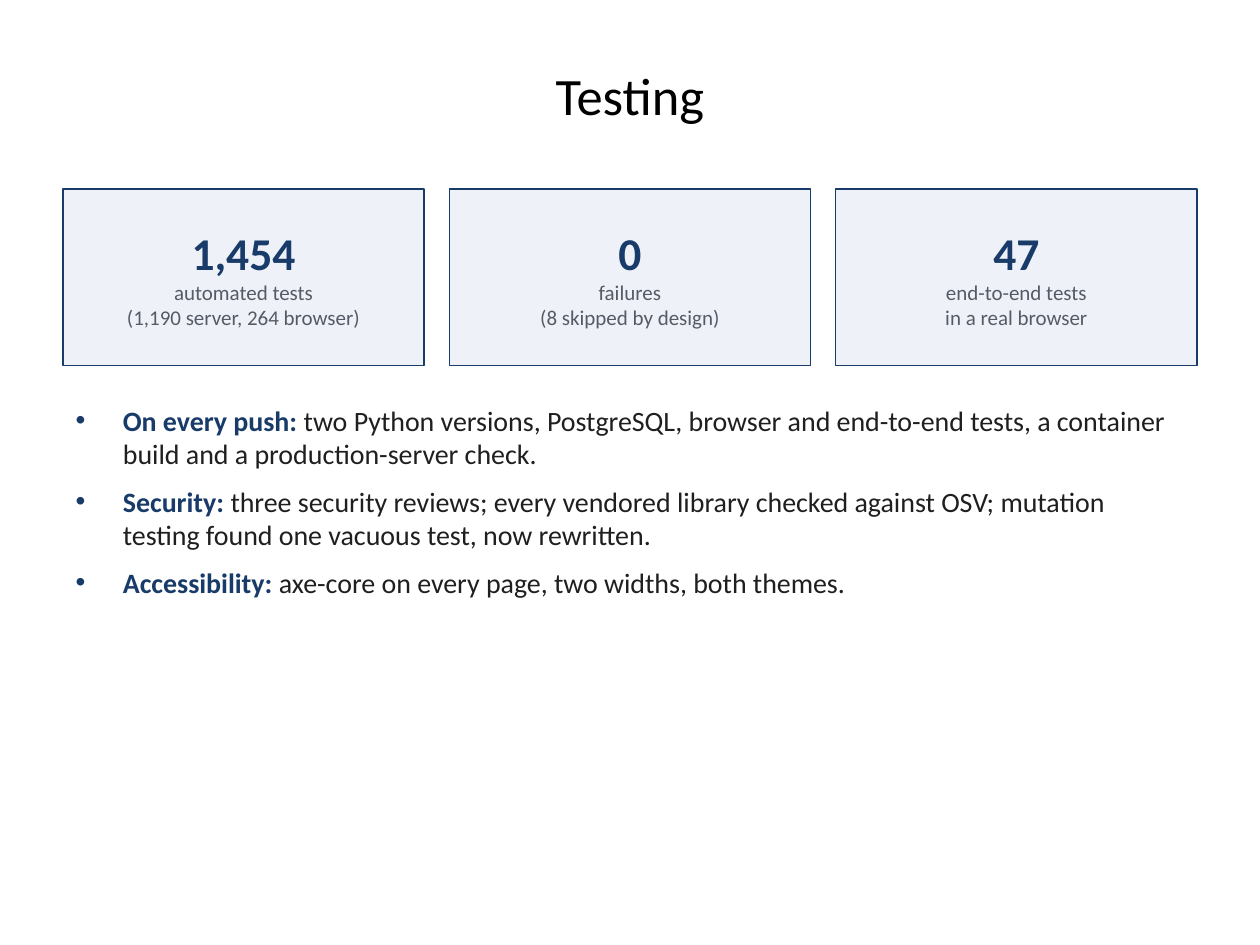
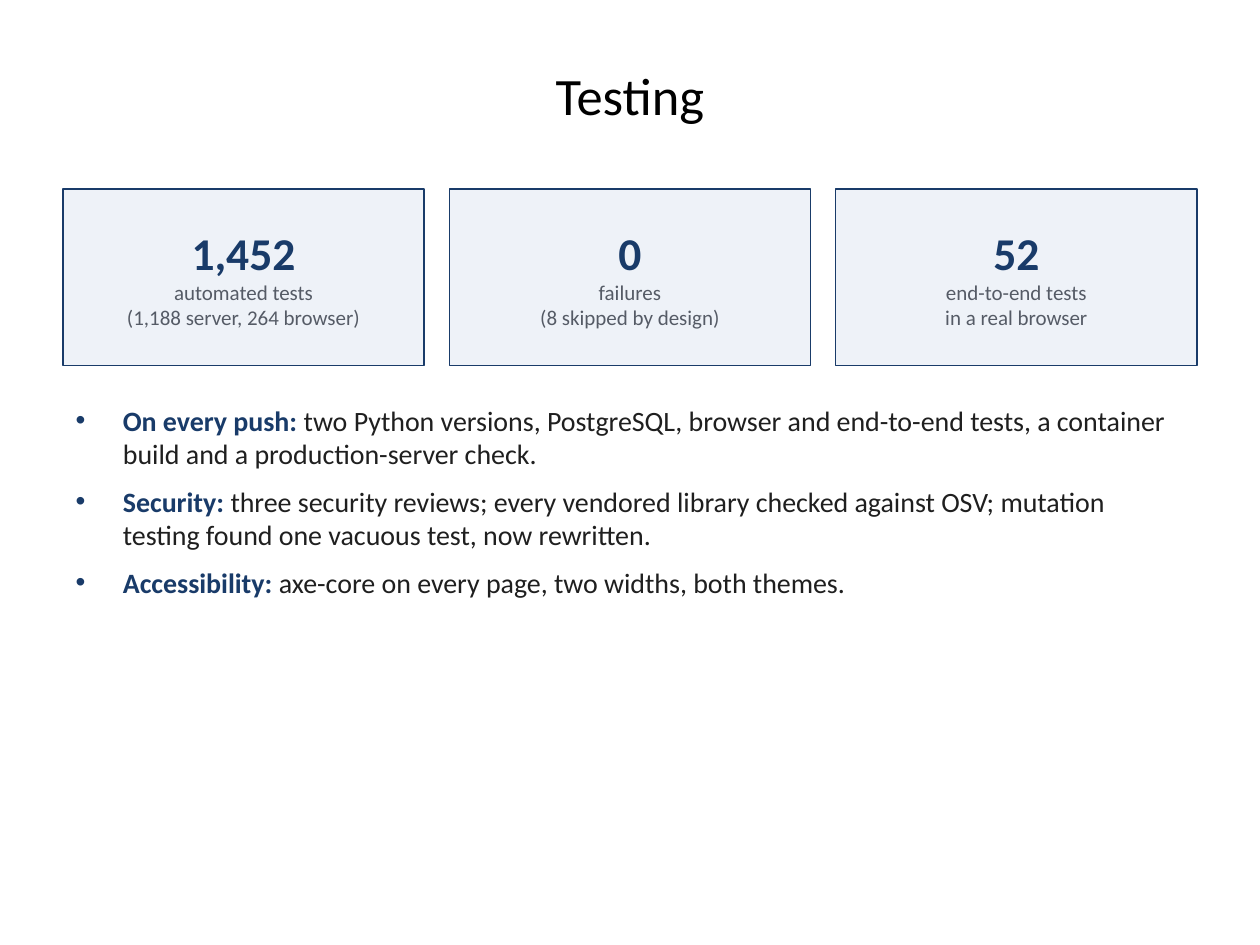
Before and after one commit to 1337PAIN/Reveal-X-chat, a slide deck: slide 26 of Reveal-X_FYP_Presentation.pptx. Drawn at 1260x945 pixels with LibreOffice and Linux fonts; fonts in the diff are those of the drawing; background and template pictures are left out. Boxes give left, top, right and bottom in pixels: in the first picture for what was removed or moved away, otherwise in the second. Text is boxed around its words. In the diff, an @@ line names an element or a change of style, - is before the commit and + after.

Commit message:
Bring the test and line counts up to date after removing manual reconstruction
1,188 server tests (1,452 in all), 52 end-to-end, 16,273 lines of test
code and 10,280 of browser JavaScript, in the README, demo guide,
requirements, report and deck. Fixes the docs-consistency test that
failed CI on 549a4f6. Also corrects the abstract's stale size figures
(7,200 lines of Python, 10,300 of JavaScript).

```diff
--- a/Reveal-X_FYP_Presentation.pptx
+++ b/Reveal-X_FYP_Presentation.pptx
@@ text in rectangle at box(127, 240, 360, 328): text changed @@
-1,454
-automated tests
-(1,190 server, 264 browser)
+1,452
+automated tests
+(1,188 server, 264 browser)
@@ text in rectangle at box(993, 240, 1039, 271): text changed @@
-47
+52
```
Also in this commit, not shown: 3 other slides changed, 5 other files.
